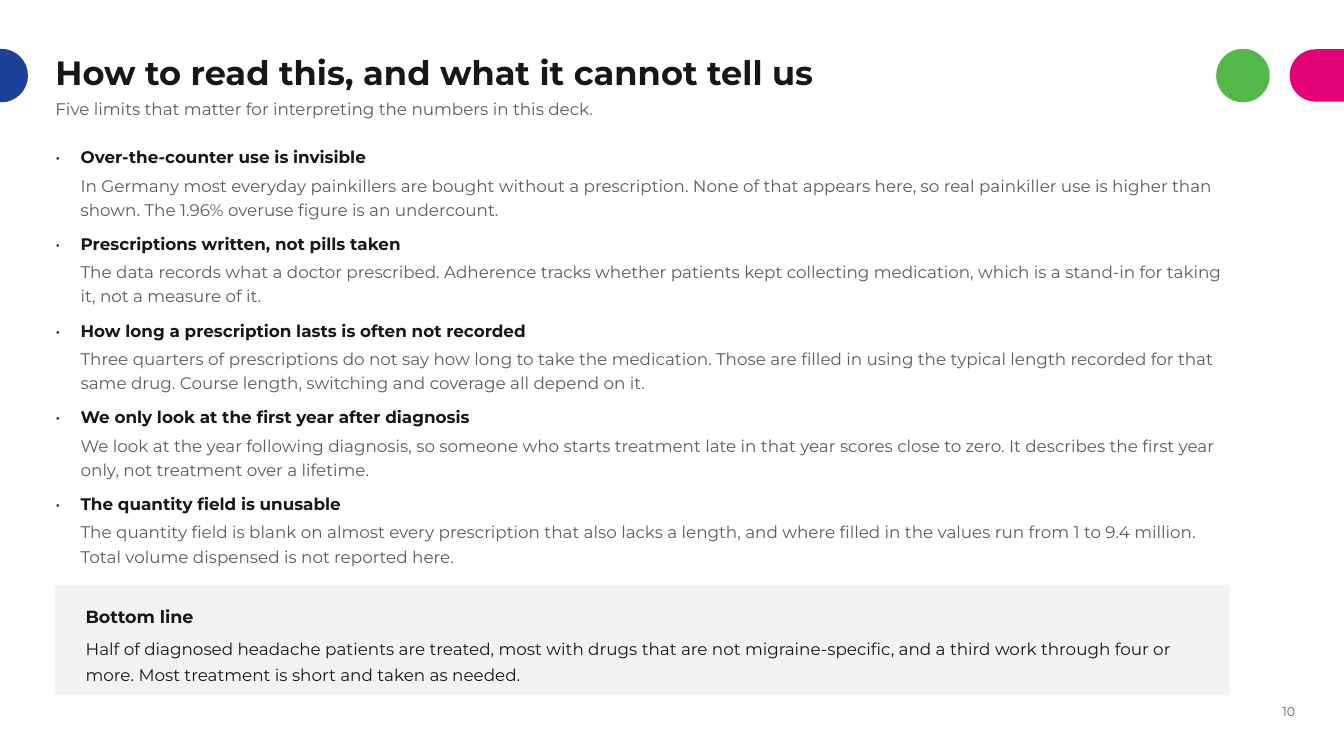
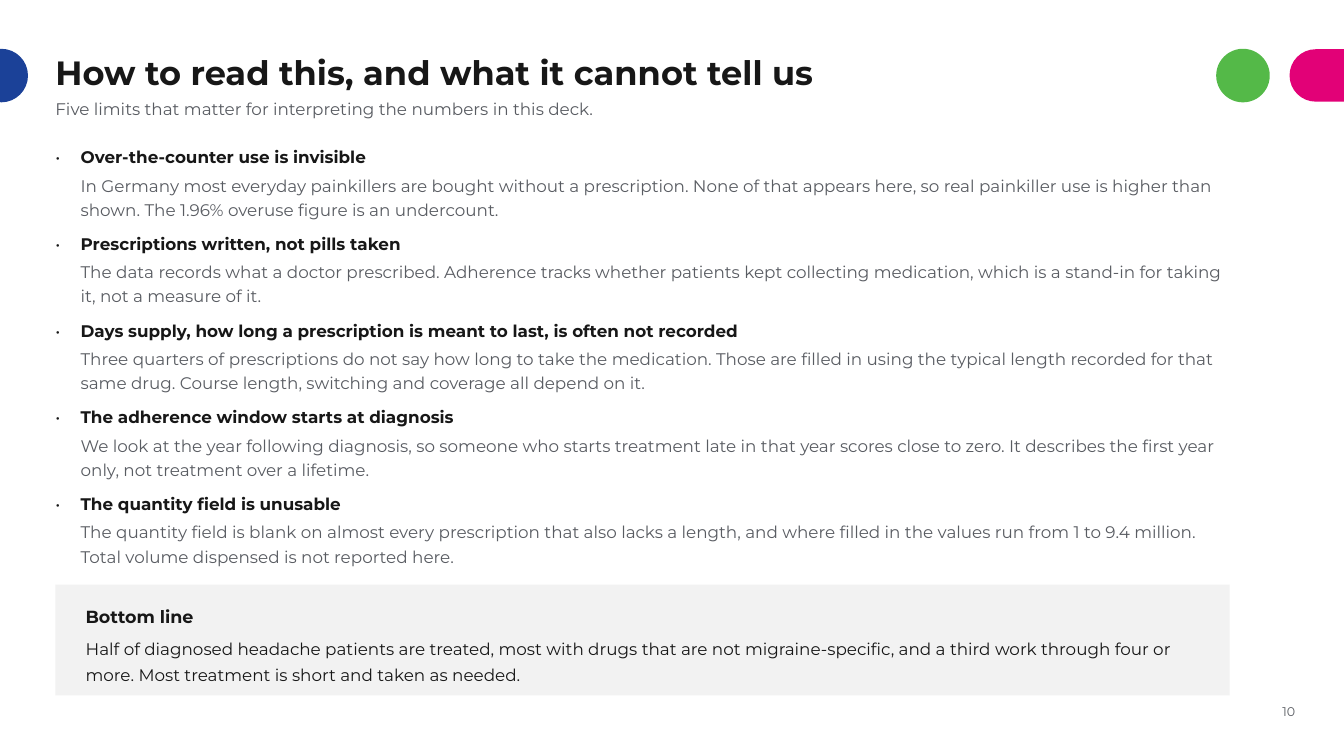
Before and after one commit to rj-irvine/de-migraine, a slide deck: slide 11 of documents/DE_Migraine_Treatment_Patterns_Summary.pptx. Drawn at 1344x756 pixels with LibreOffice and Linux fonts; fonts in the diff are those of the drawing. Boxes give left, top, right and bottom in pixels: in the first picture for what was removed or moved away, otherwise in the second. Text is boxed around its words. In the diff, an @@ line names an element or a change of style, - is before the commit and + after.

```diff
--- a/documents/DE_Migraine_Treatment_Patterns_Summary.pptx
+++ b/documents/DE_Migraine_Treatment_Patterns_Summary.pptx
@@ text at (81,324,737,341): text changed @@
-How long a prescription lasts is often not recorded
+Days supply, how long a prescription is meant to last, is often not recorded
@@ text at (81,410,453,427): text changed @@
-We only look at the first year after diagnosis
+The adherence window starts at diagnosis
```
Also in this commit, not shown: 2 other slides changed, 2 other files.
